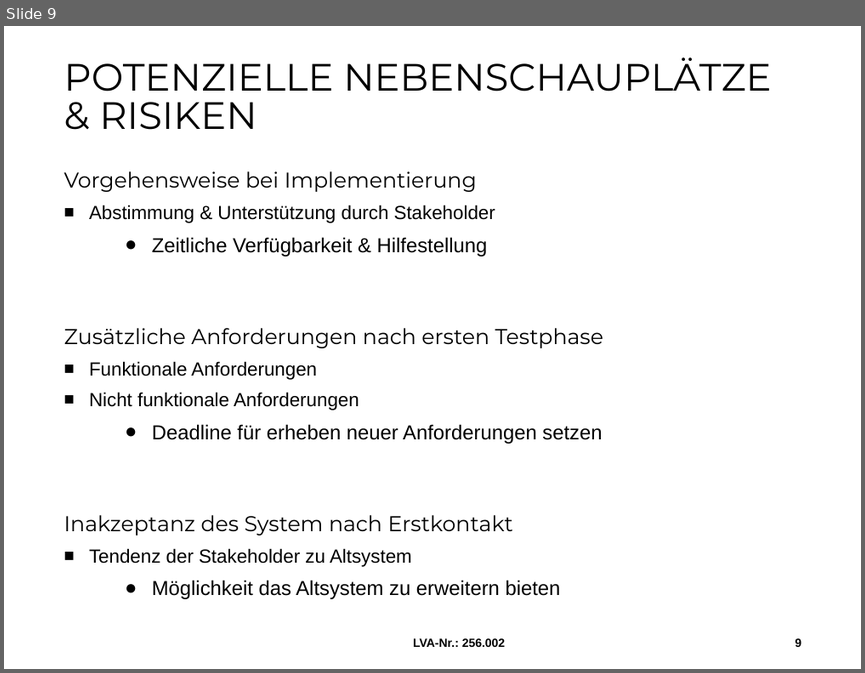
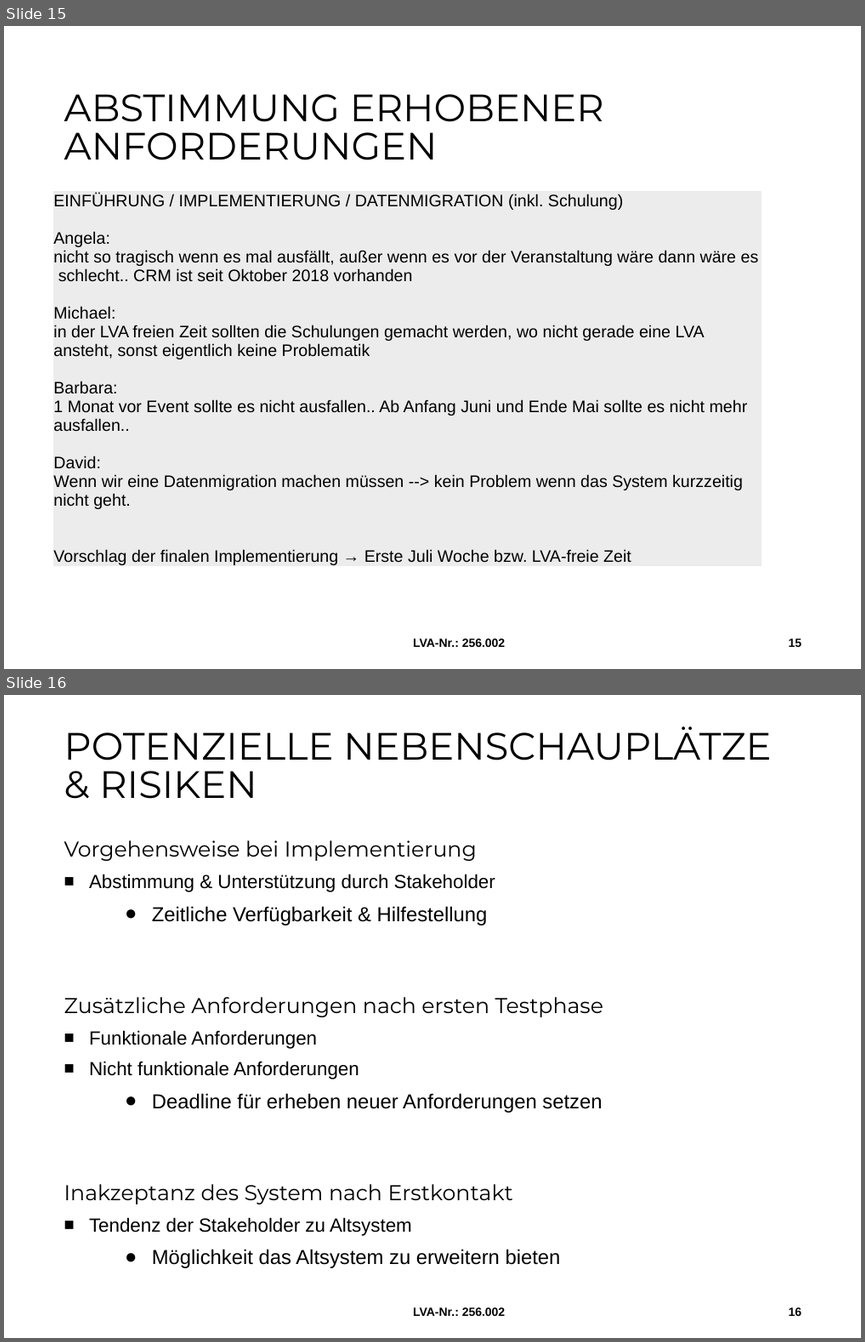
Before and after one commit to MilosTomic123/IT_Projekt_SS19, a slide deck: Arbeitsdokumente/190522_Workshop.pptx. Shown one above the other, each under a label of ours: slide 9 before the commit, slides 15 and 16 after it. The pictures are 865x673 and 865x1342 pixels, drawn with LibreOffice and Linux fonts; fonts in the diff are those of the drawing; background and template pictures are left out. Boxes give left, top, right and bottom in pixels: in the first picture for what was removed or moved away, otherwise in the second. Text is boxed around its words. In the diff, an @@ line names an element or a change of style, - is before the commit and + after.

```diff
--- a/Arbeitsdokumente/190522_Workshop.pptx
+++ b/Arbeitsdokumente/190522_Workshop.pptx
@@ slide 15 added at (x1=4, y1=26, x2=861, y2=669), background #FFFFFF @@
@@ title added at (x1=64, y1=94, x2=604, y2=160), 32 pt, text #000000 @@
+ABSTIMMUNG ERHOBENER ANFORDERUNGEN
@@ table added at (x1=52, y1=191, x2=762, y2=591), 1 rows, 1 columns @@
+EINFÜHRUNG / IMPLEMENTIERUNG / DATENMIGRATION (inkl. Schulung) / Angela: / nicht so tragisch wenn es mal ausfällt, außer wenn es vor der Veranstaltung wäre dann wäre es schlecht.. CRM ist seit Oktober 2018 vorhanden / Michael: / in der LVA freien Zeit sollten die Schulungen gemacht werden, wo nicht gerade eine LVA ansteht, sonst eigentlich keine Problematik / Barbara: / 1 Monat vor Event sollte es nicht ausfallen.. Ab Anfang Juni und Ende Mai sollte es nicht mehr ausfallen.. / David: / Wenn wir eine Datenmigration machen müssen --> kein Problem wenn das System kurzzeitig nicht geht. / Vorschlag der finalen Implementierung → Erste Juli Woche bzw. LVA-freie Zeit
@@ text added at (x1=413, y1=638, x2=506, y2=646), 10 pt, text #000000, bold @@
+LVA-Nr.: 256.002
@@ page number added at (x1=789, y1=638, x2=802, y2=646), 10 pt, text #000000, bold @@
+15
@@ what was slide 9 is now slide 16 @@
@@ page number at (x1=789, y1=1307, x2=802, y2=1315): text changed @@
-9
+16
```
Also in this commit, not shown: 4 slides changed, 6 other slides added, 1 other file.
